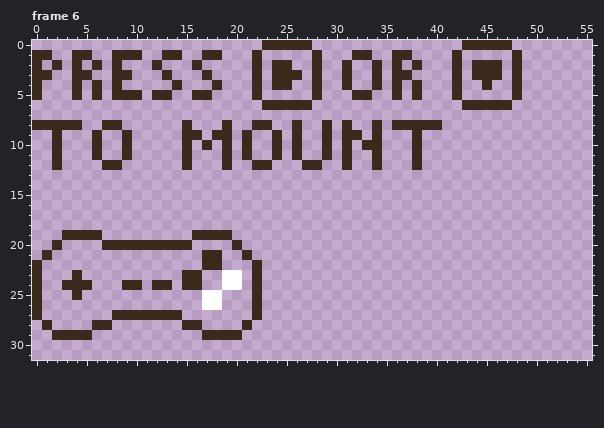
Two states of a pixel-art file, assets/tooltips.ase. Above, as it was before the edit.
56x32 pixels, 6 frames. Shown: frame 6.
And afterwards:
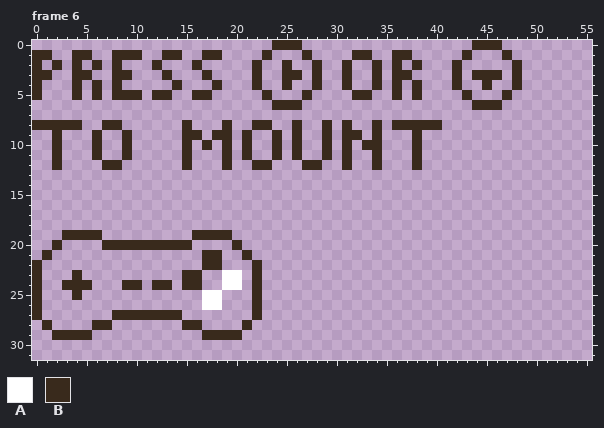
Palette (. is transparent): A #ffffff  B #392a1c
Author's note on the commit: make in world tooltips show based on whether desktop controlls or game controller is used
The edit:
Frame 6:
The author put colour B in row 1 at x 23, 27, 43 and 47; in row 5 at x 23, 27, 43 and 47.
Colour B is gone in row 0 at x 23, 27, 43 and 47; in row 1 at x 22, 28, 42 and 48; in row 2 at x 24 and 44 to 46; in rows 3 to 4 at x 24; in row 5 at x 22, 28, 42 and 48; in row 6 at x 23, 27, 43 and 47.
Where, in picture pixels (left, top, right, bottom), the same in both pictures:
changed: (252, 40, 322, 110)
changed: (452, 40, 522, 110)
